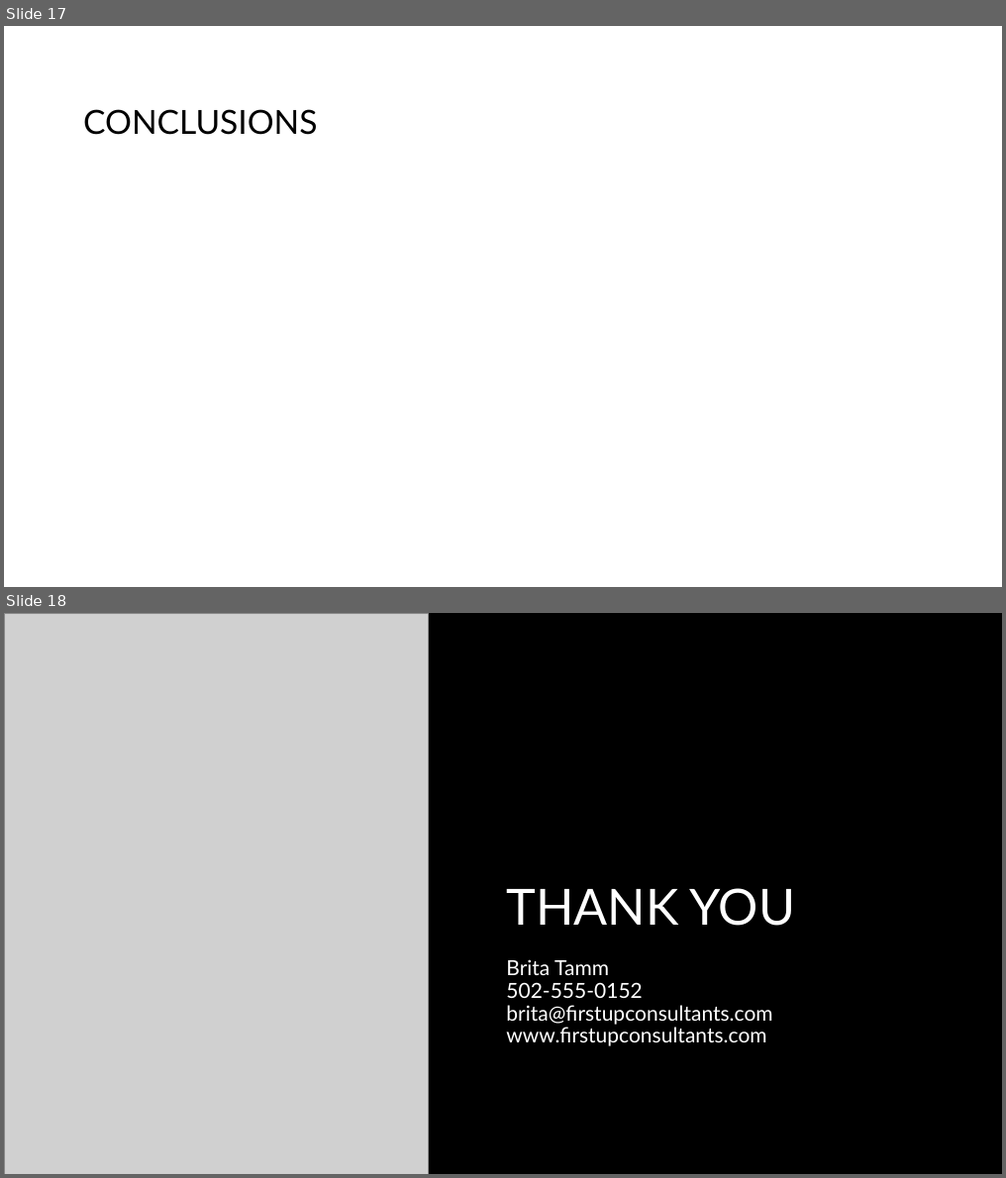
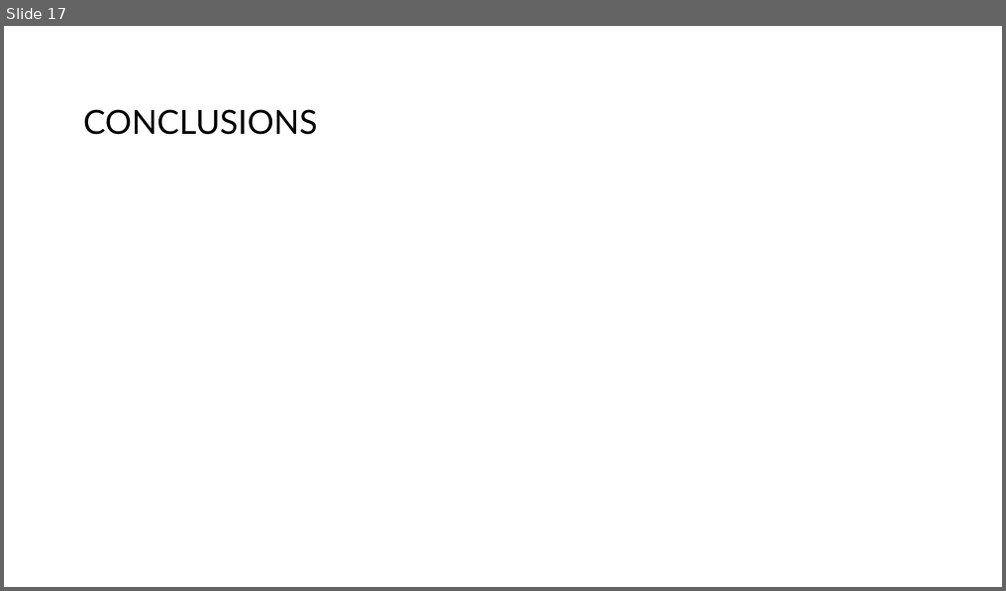
Before and after one commit to PictureOfGray/CS412-Team-NAME, a slide deck: presentations/TeamNAMETSP.pptx. Shown one above the other, each under a label of ours: slides 17 and 18 before the commit, slide 17 after it. The pictures are 1006x1178 and 1006x591 pixels, drawn with LibreOffice and Linux fonts; fonts in the diff are those of the drawing; grey boxes stand for pictures; background and template pictures are left out. Boxes give left, top, right and bottom in pixels: in the first picture for what was removed or moved away, otherwise in the second. Text is boxed around its words. In the diff, an @@ line names an element or a change of style, - is before the commit and + after.

```diff
--- a/presentations/TeamNAMETSP.pptx
+++ b/presentations/TeamNAMETSP.pptx
@@ slide 18 removed at (4, 613, 1002, 1174), background #000000 @@
@@ picture removed at (4, 613, 429, 1174) @@
@@ title removed at (506, 888, 795, 926) @@
-THANK YOU
@@ text removed at (506, 959, 772, 1047) @@
-Brita Tamm
-502-555-0152
-brita@firstupconsultants.com
-www.firstupconsultants.com
```
Also in this commit, not shown: 3 slides changed, 1 slide added.
